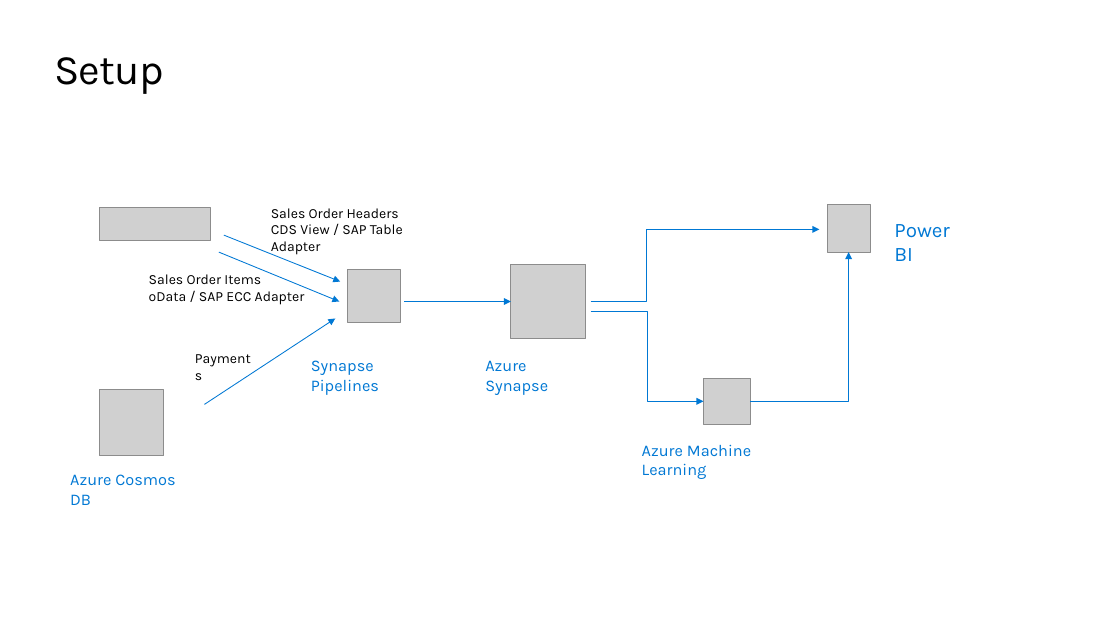
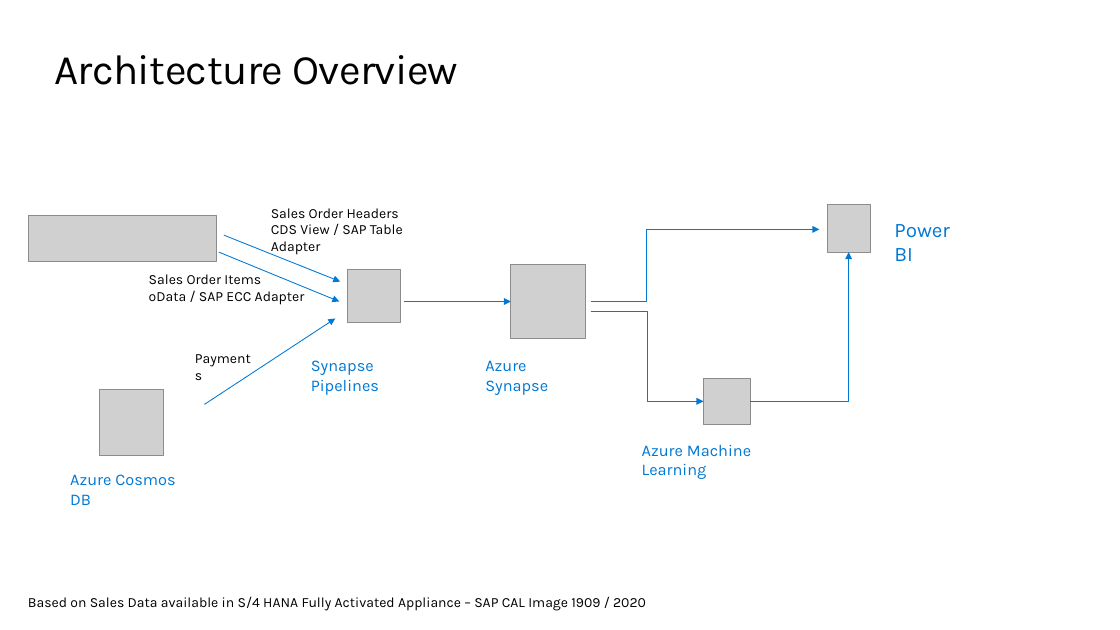
Before and after one commit to thzandvl/microhack-sap-data, a slide deck: slide 4 of SAP-Data-MicroHack.pptx (slide 3 before the commit). Drawn at 1120x630 pixels with LibreOffice and Linux fonts; fonts in the diff are those of the drawing; grey boxes stand for pictures; background and template pictures are left out. Boxes give left, top, right and bottom in pixels: in the first picture for what was removed or moved away, otherwise in the second. Text is boxed around its words. In the diff, an @@ line names an element or a change of style, - is before the commit and + after.

Commit message:
Updated Overview picture and ppt

```diff
--- a/SAP-Data-MicroHack.pptx
+++ b/SAP-Data-MicroHack.pptx
@@ title at (x1=54, y1=55, x2=458, y2=85): text changed @@
-Setup
+Architecture Overview
@@ picture removed at (x1=99, y1=208, x2=211, y2=240) @@
@@ picture added at (x1=29, y1=215, x2=217, y2=261) @@
@@ text added at (x1=28, y1=596, x2=646, y2=611), 12 pt, text #000000 @@
+Based on Sales Data available in S/4 HANA Fully Activated Appliance – SAP CAL Image 1909 / 2020
```
Also in this commit, not shown: 4 other slides changed, 5 slides added, 3 slides removed, 1 other file.
